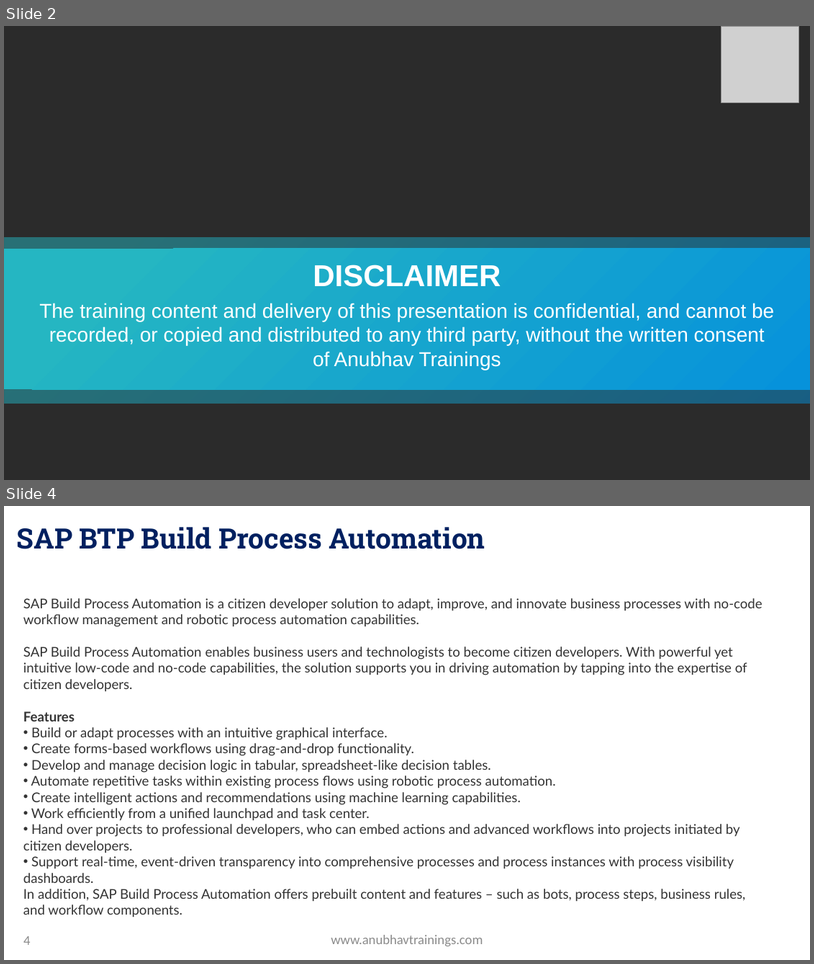
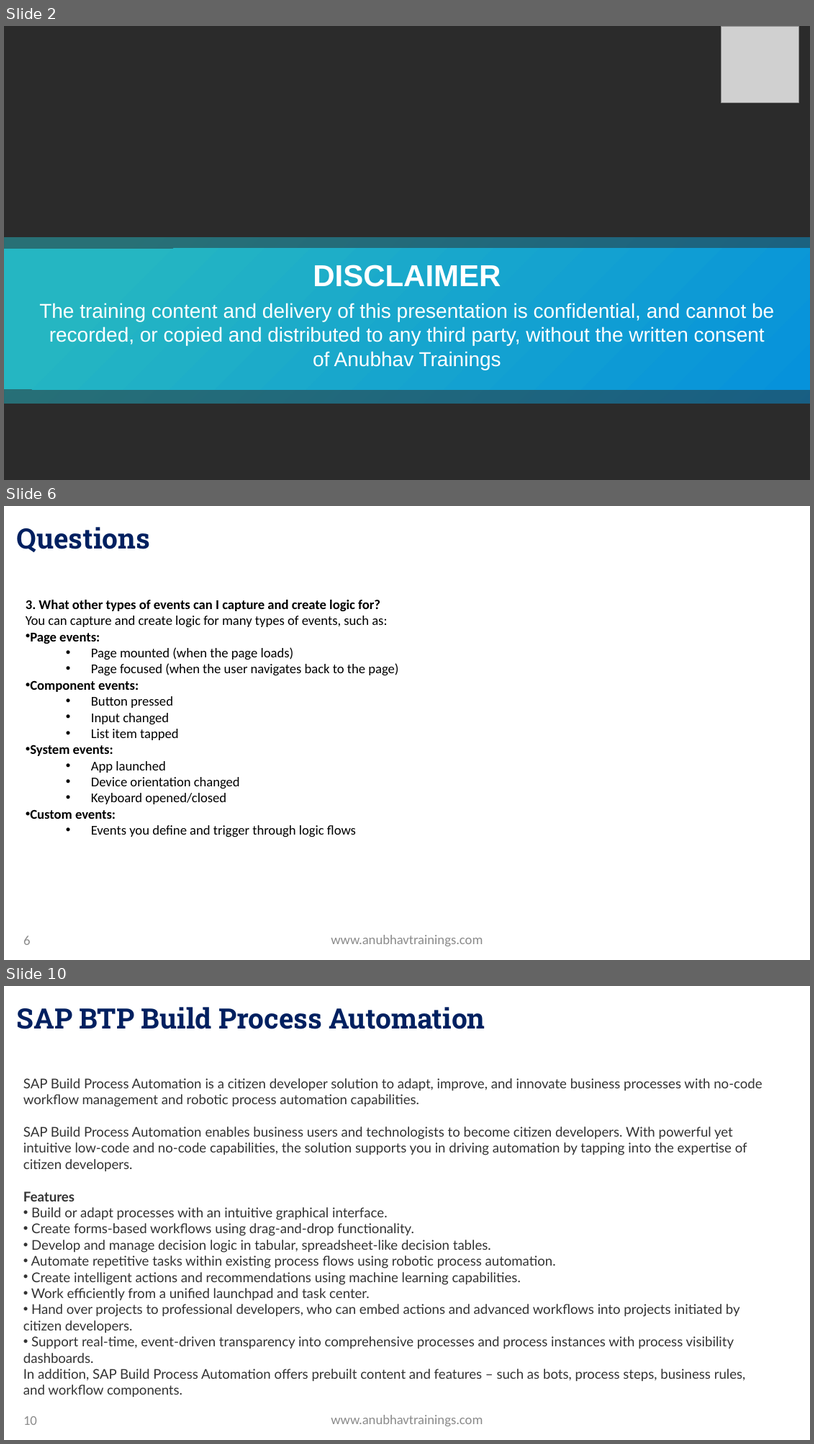
Before and after one commit to soyuztechnologies/SAP_BTP_Build_Apps_Training, a slide deck: Day 7/Day 7 -Build Apps Training.pptx. Shown one above the other, each under a label of ours: slides 2 and 4 before the commit, slides 2, 6 and 10 after it; the slides between them are not shown. The pictures are 814x964 and 814x1444 pixels, drawn with LibreOffice and Linux fonts; fonts in the diff are those of the drawing; grey boxes stand for pictures; background and template pictures are left out; a plain dark background stands for a picture behind light text. Boxes give left, top, right and bottom in pixels: in the first picture for what was removed or moved away, otherwise in the second. Text is boxed around its words. In the diff, an @@ line names an element or a change of style, - is before the commit and + after.

```diff
--- a/Day 7/Day 7 -Build Apps Training.pptx
+++ b/Day 7/Day 7 -Build Apps Training.pptx
@@ slide 6 added at (4,506,810,960), background picture (left out) @@
@@ title added at (17,527,150,552), 33.3 pt, text gradient #002060 to #0070C0, bold @@
+Questions
@@ text added at (26,600,399,837), 16 pt, text #000000 @@
+3. What other types of events can I capture and create logic for?
+You can capture and create logic for many types of events, such as:
+• Page events:
+  • Page mounted (when the page loads)
+  • Page focused (when the user navigates back to the page)
+• Component events:
+  • Button pressed
+  • Input changed
+  • List item tapped
+• System events:
+  • App launched
+  • Device orientation changed
+  • Keyboard opened/closed
+• Custom events:
+  • Events you define and trigger through logic flows
@@ page number added at (23,935,30,944), 16 pt, text #8C8C8C @@
+6
@@ text added at (331,934,483,946), 16 pt, text #8C8C8C @@
+www.anubhavtrainings.com
@@ what was slide 4 is now slide 10 @@
@@ page number at (23,1416,37,1424): text changed @@
-4
+10
```
Also in this commit, not shown: 1 slide changed, 5 other slides added, 1 other file.
